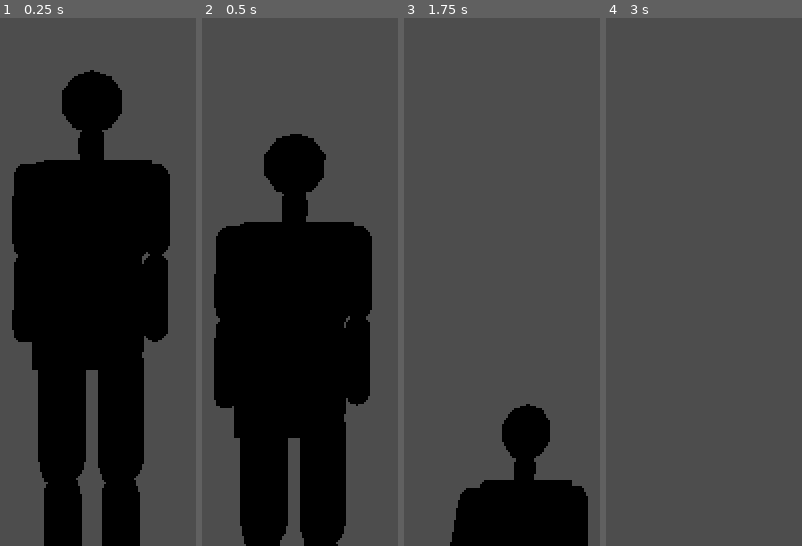
Above: before the commit, frames 1-4 (left to right).
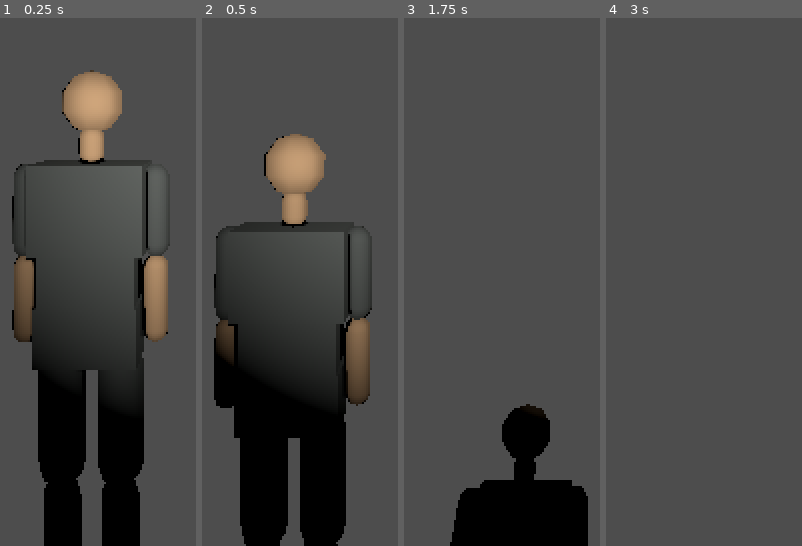
Above: after the commit, the same moments.

Repository: Tarekun/horrorgioco2
Game: Godot game, scene res://scenes/player/player.tscn
Same seed, same stepped clock (60 frames per second), same inputs: the game is played once before the commit and once after it. This scene is started directly instead of the project's main scene.
Inputs (mouse positions are in pixels of both pictures, inside the frame that each line leads up to):
- Up to frame 1 (0.25 s): no input
- Up to frame 2 (0.5 s): no input
- Up to frame 3 (1.75 s): tap Enter at 0.5 s; move the mouse to (outside the picture) at 0.52 s; hold F (flashlight) 0.53-1.28 s; hold W (move_forward) from 0.53 s (still down); click (outside the picture) at 0.67 s; tap E (interact) at 0.8, 1.35 s; move the mouse to (560, 102) at 1.27 s; tap F (flashlight) at 1.55 s
- Up to frame 4 (3 s): keep holding W (move_forward); move the mouse to (outside the picture) at 2.02 s; click (outside the picture) at 2.1 s; tap E (interact) at 2.3 s; tap Space (dodge) at 2.75, 2.85 s; move the mouse to (outside the picture) at 2.77 s; click (outside the picture) at 2.92 s

The runs differ from the first frame. In frame 1, 33% of the frame differs, in the area x 6-87%, y 9-72%; in frame 2, 25%; in frame 3, less than 0.1%; in frame 4, nothing differs.

Commit message:
Add toggleable shadowed flashlight following camera aim (#16)
Co-Authored-By: Claude Opus 5.5 <noreply@anthropic.com>

Diff:
--- /dev/null
+++ b/scenes/player/flashlight.tscn
@@ -0,0 +1,17 @@
+[gd_scene load_steps=2 format=3]
+
+[ext_resource type="Script" path="res://scripts/player/flashlight.gd" id="1"]
+
+[node name="Flashlight" type="Node3D" node_paths=PackedStringArray("light")]
+script = ExtResource("1")
+light = NodePath("SpotLight3D")
+
+[node name="SpotLight3D" type="SpotLight3D" parent="."]
+light_color = Color(1, 0.94, 0.8, 1)
+light_energy = 4.0
+light_volumetric_fog_energy = 1.0
+shadow_enabled = true
+spot_range = 25.0
+spot_attenuation = 1.2
+spot_angle = 28.0
+spot_angle_attenuation = 1.5
--- a/scenes/player/player.tscn
+++ b/scenes/player/player.tscn
@@ -1,10 +1,11 @@
-[gd_scene load_steps=6 format=3]
+[gd_scene load_steps=7 format=3]
 
 [ext_resource type="Script" path="res://scripts/player/player.gd" id="1"]
 [ext_resource type="Script" path="res://scripts/player/camera_controller.gd" id="2"]
 [ext_resource type="Script" path="res://scripts/player/stamina_component.gd" id="3"]
 
 [ext_resource type="PackedScene" path="res://scenes/player/player_model.tscn" id="4"]
+[ext_resource type="PackedScene" path="res://scenes/player/flashlight.tscn" id="5"]
 
 [sub_resource type="CapsuleShape3D" id="CapsuleShape3D_1"]
 radius = 0.35
@@ -39,3 +40,5 @@
 
 [node name="Camera3D" type="Camera3D" parent="CameraController/SpringArm3D"]
 fov = 70.0
+
+[node name="Flashlight" parent="CameraController/SpringArm3D/Camera3D" instance=ExtResource("5")]
--- /dev/null
+++ b/scripts/player/flashlight.gd
@@ -0,0 +1,82 @@
+## A toggleable shadow-casting flashlight carried by the player.
+##
+## Mounted under the camera, it points where the camera looks but lags behind
+## and sways slightly, as if held in a hand. The `flashlight` action toggles
+## it; `toggled` is the hook for the on/off click sound (#19).
+
+class_name Flashlight
+extends Node3D
+
+## Emitted after the light switches on or off.
+signal toggled(is_on: bool)
+
+## How quickly the beam catches up with the camera aim (higher is snappier).
+@export var follow_responsiveness: float = 9.0
+
+## Peak sway rotation in degrees.
+@export var sway_amplitude: float = 0.6
+
+## Sway speed in radians per second.
+@export var sway_speed: float = 1.7
+
+## Whether the light starts on.
+@export var starts_on: bool = true
+
+## The spotlight node (child).
+@export var light: SpotLight3D
+
+var _time: float = 0.0
+var _beam_basis: Basis = Basis.IDENTITY
+
+
+func _ready() -> void:
+	_beam_basis = global_basis
+	set_on(starts_on)
+
+
+func _unhandled_input(event: InputEvent) -> void:
+	if event.is_action_pressed(&"flashlight"):
+		toggle()
+
+
+func _process(delta: float) -> void:
+	_time += delta
+	var parent := get_parent() as Node3D
+	if parent == null:
+		return
+	_beam_basis = lagged_basis(_beam_basis, parent.global_basis, follow_responsiveness, delta)
+	var sway: Vector3 = sway_offset(_time, deg_to_rad(sway_amplitude), sway_speed)
+	global_basis = _beam_basis * Basis.from_euler(sway)
+
+
+## Exponentially turns `current` toward `target`, frame-rate independent.
+static func lagged_basis(
+	current: Basis, target: Basis, responsiveness: float, delta: float
+) -> Basis:
+	var weight: float = 1.0 - exp(-responsiveness * delta)
+	return current.orthonormalized().slerp(target.orthonormalized(), weight)
+
+
+## Small smooth pitch and yaw offset (radians) for a handheld feel.
+static func sway_offset(time: float, amplitude: float, speed: float) -> Vector3:
+	return Vector3(sin(time * speed), cos(time * speed * 0.73), 0.0) * amplitude
+
+
+## Returns whether the light is on.
+func is_on() -> bool:
+	return light != null and light.visible
+
+
+## Switches the light on or off and emits `toggled` if the state changed.
+func set_on(value: bool) -> void:
+	if light == null:
+		return
+	var is_changed: bool = light.visible != value
+	light.visible = value
+	if is_changed:
+		toggled.emit(value)
+
+
+## Flips the light.
+func toggle() -> void:
+	set_on(not is_on())
--- /dev/null
+++ b/tests/player/test_flashlight.gd
@@ -0,0 +1,110 @@
+## Tests for the Flashlight: scene wiring, toggling, and lag behind the camera.
+
+extends GutTest
+
+const PLAYER_SCENE: PackedScene = preload("res://scenes/player/player.tscn")
+
+var _player: Player
+var _flashlight: Flashlight
+var _camera: Camera3D
+
+
+func before_each() -> void:
+	_player = PLAYER_SCENE.instantiate() as Player
+	add_child_autofree(_player)
+	_camera = _player.get_node("CameraController/SpringArm3D/Camera3D") as Camera3D
+	_flashlight = _camera.get_node("Flashlight") as Flashlight
+
+
+func _press_flashlight() -> void:
+	var event := InputEventAction.new()
+	event.action = &"flashlight"
+	event.pressed = true
+	_flashlight._unhandled_input(event)
+
+
+# --- Wiring ---
+
+
+func test_flashlight_is_a_shadowed_spotlight_under_the_camera() -> void:
+	assert_not_null(_flashlight, "flashlight under the camera")
+	assert_not_null(_flashlight.light, "light reference assigned")
+	assert_true(_flashlight.light is SpotLight3D)
+	assert_true(_flashlight.light.shadow_enabled, "casts shadows")
+
+
+func test_flashlight_starts_on() -> void:
+	assert_true(_flashlight.is_on())
+
+
+# --- Toggle ---
+
+
+func test_flashlight_action_toggles_the_light() -> void:
+	_press_flashlight()
+	assert_false(_flashlight.is_on())
+	assert_false(_flashlight.light.visible)
+	_press_flashlight()
+	assert_true(_flashlight.is_on())
+
+
+func test_other_actions_do_not_toggle() -> void:
+	var event := InputEventAction.new()
+	event.action = &"interact"
+	event.pressed = true
+	_flashlight._unhandled_input(event)
+	assert_true(_flashlight.is_on())
+
+
+func test_toggled_signal_is_the_sound_hook() -> void:
+	watch_signals(_flashlight)
+	_flashlight.toggle()
+	assert_signal_emitted_with_parameters(_flashlight, "toggled", [false])
+	_flashlight.toggle()
+	assert_signal_emitted_with_parameters(_flashlight, "toggled", [true])
+	assert_signal_emit_count(_flashlight, "toggled", 2)
+
+
+func test_set_on_to_current_state_emits_nothing() -> void:
+	watch_signals(_flashlight)
+	_flashlight.set_on(true)
+	assert_signal_not_emitted(_flashlight, "toggled")
+
+
+# --- Follow, lag and sway ---
+
+
+func test_beam_lags_the_camera_then_catches_up() -> void:
+	_camera.get_parent().rotation.y += 1.0
+	_flashlight._process(1.0 / 60.0)
+	var angle: float = _flashlight.global_basis.get_rotation_quaternion().angle_to(
+		_camera.global_basis.get_rotation_quaternion()
+	)
+	assert_gt(angle, 0.5, "still behind after one frame")
+	assert_lt(angle, 1.0 + 0.1, "but already moving")
+
+	for i: int in 180:
+		_flashlight._process(1.0 / 60.0)
+	angle = _flashlight.global_basis.get_rotation_quaternion().angle_to(
+		_camera.global_basis.get_rotation_quaternion()
+	)
+	assert_lt(angle, deg_to_rad(_flashlight.sway_amplitude) * 3.0, "settles on the aim")
+
+
+func test_lagged_basis_moves_part_way() -> void:
+	var target := Basis(Vector3.UP, 1.0)
+	var result: Basis = Flashlight.lagged_basis(Basis.IDENTITY, target, 9.0, 0.05)
+	var angle: float = result.get_rotation_quaternion().angle_to(target.get_rotation_quaternion())
+	assert_gt(angle, 0.0)
+	assert_lt(angle, 1.0)
+
+
+func test_sway_is_bounded_and_varies() -> void:
+	var amplitude: float = 0.01
+	var first: Vector3 = Flashlight.sway_offset(0.0, amplitude, 1.7)
+	var later: Vector3 = Flashlight.sway_offset(1.0, amplitude, 1.7)
+	assert_ne(first, later)
+	for t: float in [0.0, 0.5, 1.0, 2.0, 5.0]:
+		var offset: Vector3 = Flashlight.sway_offset(t, amplitude, 1.7)
+		assert_lte(absf(offset.x), amplitude)
+		assert_lte(absf(offset.y), amplitude)
Not shown, added: scripts/player/flashlight.gd.uid
Not shown, added: tests/player/test_flashlight.gd.uid
